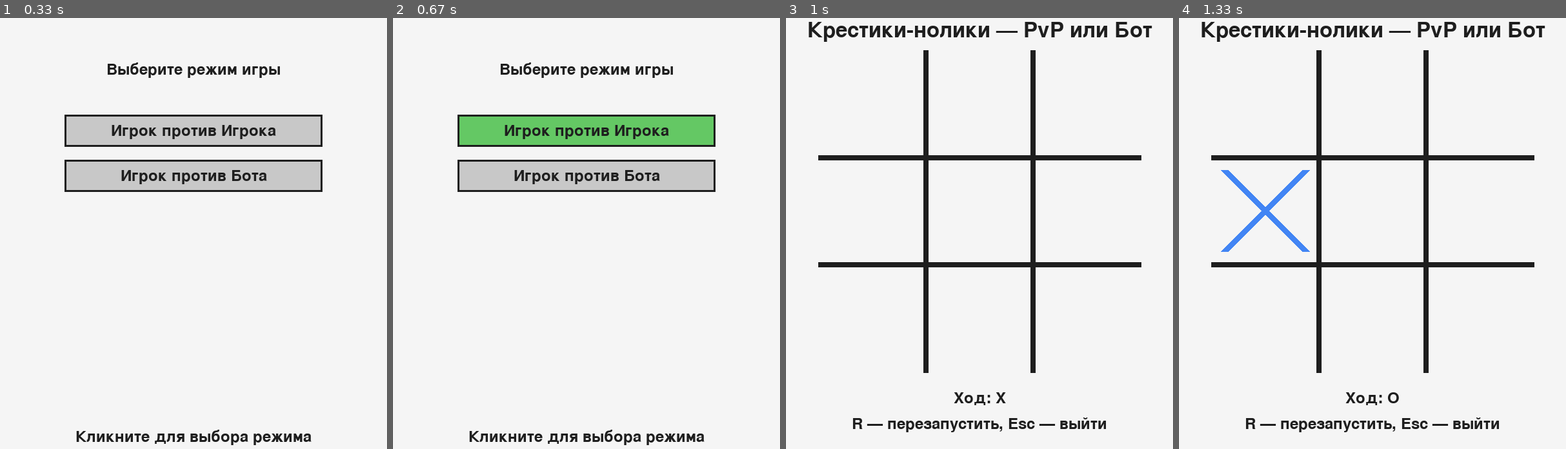
Above: before the commit, frames 1-4 (left to right).
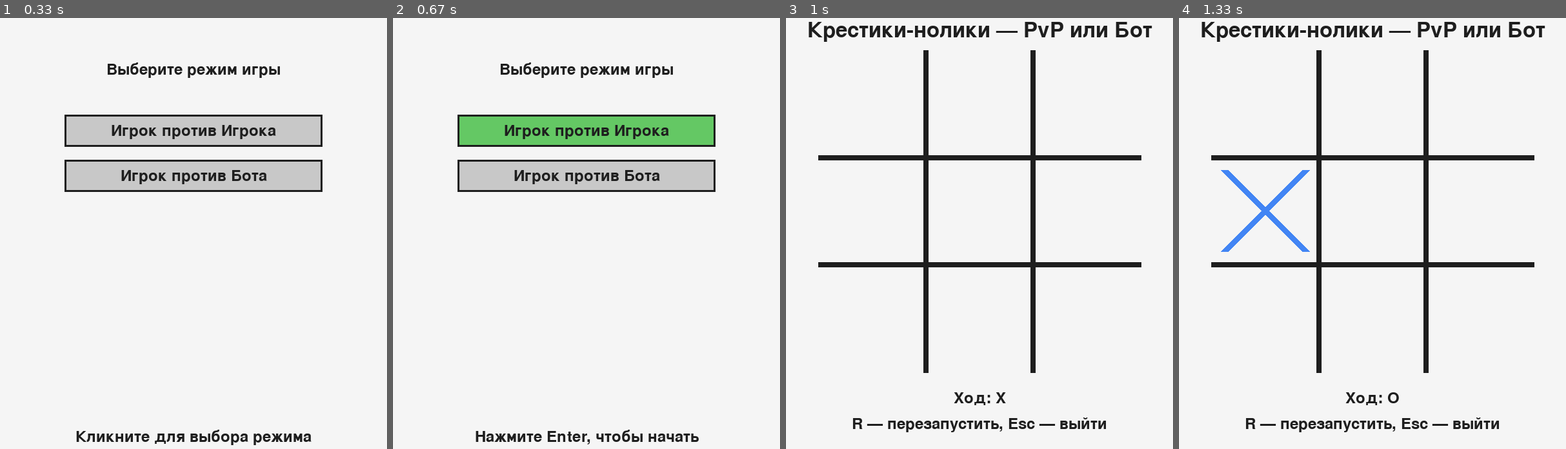
Above: after the commit, the same moments.

Repository: DanilBot-ui/tictacto
Game: pygame game, started from main.py
Two runs of this game, one before a commit and one after it. Both use one fixed random seed, a clock stepped at 60 frames per second and the inputs below.
Inputs (mouse positions are in pixels of both pictures, inside the frame that each line leads up to):
- Up to frame 1 (0.33 s): no input
- Up to frame 2 (0.67 s): click "Игрок против Игрока" at 0.38 s
- Up to frame 3 (1 s): tap Enter at 0.67 s
- Up to frame 4 (1.33 s): click (1252, 177) at 1.05 s

Frame 1 is identical in both runs. In frame 2, 0.8% of the frame differs, in the area x 19-81%, y 95-100%; in frame 3, nothing differs; in frame 4, nothing differs.

Commit message:
- delete virused exe - fix GUI errors

Diff:
--- a/buttonDrawUtils.py
+++ b/buttonDrawUtils.py
@@ -68,6 +68,12 @@
             instr = FONT.render("Нажмите Enter, чтобы начать", True, LINE_COLOR)
             instr_rect = instr.get_rect(center=(WIDTH//2, HEIGHT - 50))
             screen.blit(instr, instr_rect)
+        elif mode == "pvp" and not selecting_bot_options:
+
+            instr = FONT.render("Нажмите Enter, чтобы начать", True, LINE_COLOR)
+            instr_rect = instr.get_rect(center=(WIDTH//2, HEIGHT - 50))
+            screen.blit(instr, instr_rect)
+
         else:
             instr = FONT.render("Кликните для выбора режима", True, LINE_COLOR)
             instr_rect = instr.get_rect(center=(WIDTH//2, HEIGHT - 50))
--- a/main.py
+++ b/main.py
@@ -8,6 +8,9 @@
 python tic_tac_toe_pygame.py
 """
 import sys
+
+import pygame
+
 from pygameUtils import *
 from botFunctions import *
 from buttonDrawUtils import *
Not shown, changed: main.exe
